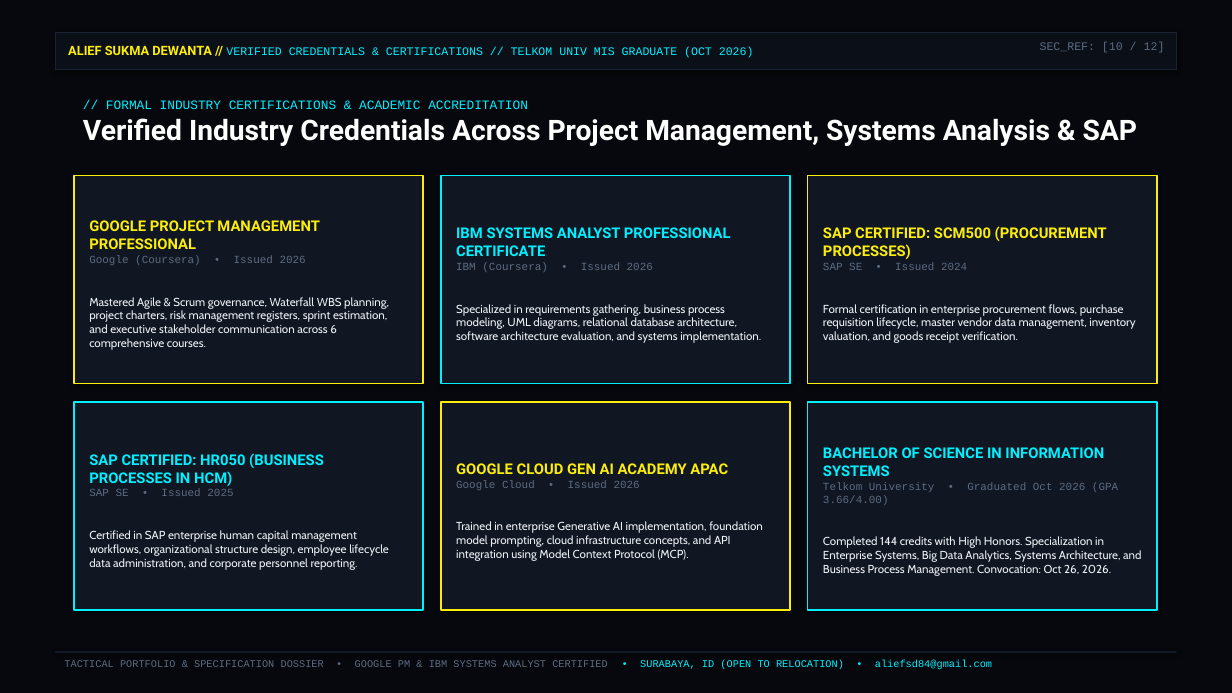
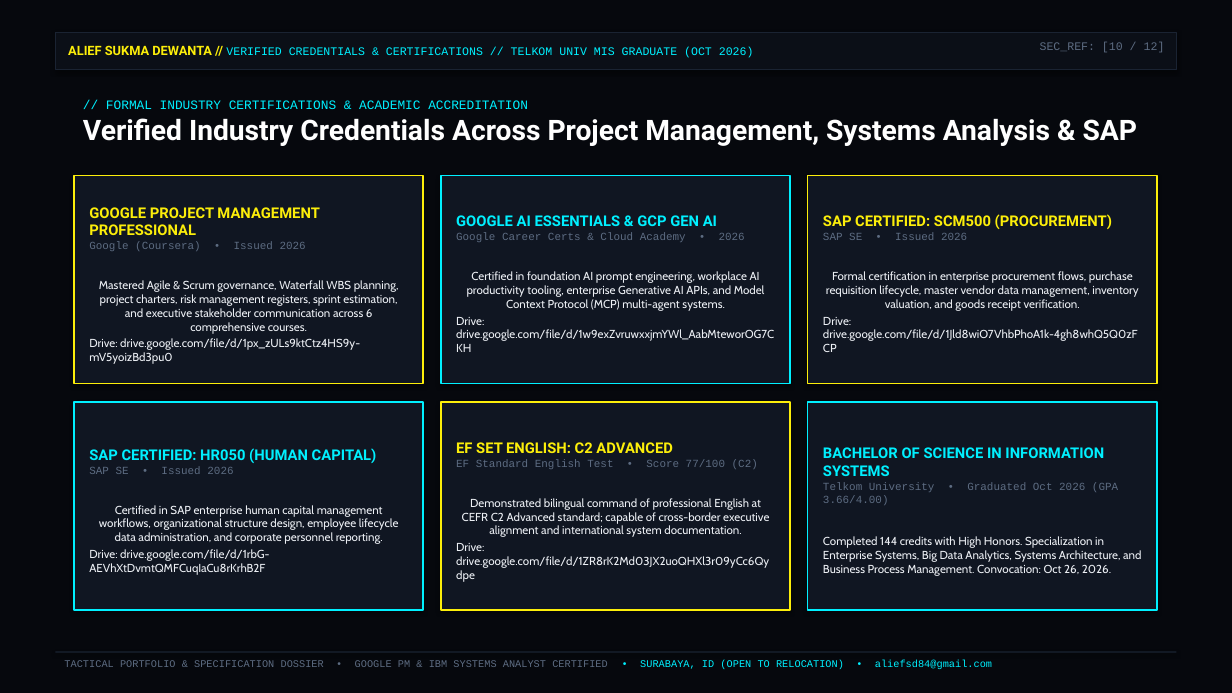
Before and after one commit to Yaboialip/Portfolio-Web-, a slide deck: slide 10 of assets/Alief_Sukma_Dewanta_Portfolio.pptx. Drawn at 1232x693 pixels with LibreOffice and Linux fonts; fonts in the diff are those of the drawing. Boxes give left, top, right and bottom in pixels: in the first picture for what was removed or moved away, otherwise in the second. Text is boxed around its words. In the diff, an @@ line names an element or a change of style, - is before the commit and + after.

```diff
--- a/assets/Alief_Sukma_Dewanta_Portfolio.pptx
+++ b/assets/Alief_Sukma_Dewanta_Portfolio.pptx
@@ text in rectangle at <box>456,215,774,341</box>: text changed @@
-IBM SYSTEMS ANALYST PROFESSIONAL CERTIFICATE
-IBM (Coursera) • Issued 2026
-Specialized in requirements gathering, business process modeling, UML diagrams, relational database architecture, software architecture evaluation, and systems implementation.
+GOOGLE AI ESSENTIALS & GCP GEN AI
+Google Career Certs & Cloud Academy • 2026
+Certified in foundation AI prompt engineering, workplace AI productivity tooling, enterprise Generative AI APIs, and Model Context Protocol (MCP) multi-agent systems.
+Drive: drive.google.com/file/d/1w9exZvruwxxjmYWl_AabMteworOG7CKH
@@ text in rectangle at <box>823,214,1138,341</box>: text changed @@
-SAP CERTIFIED: SCM500 (PROCUREMENT PROCESSES)
-SAP SE • Issued 2024
-Formal certification in enterprise procurement flows, purchase requisition lifecycle, master vendor data management, inventory valuation, and goods receipt verification.
+SAP CERTIFIED: SCM500 (PROCUREMENT)
+SAP SE • Issued 2026
+Formal certification in enterprise procurement flows, purchase requisition lifecycle, master vendor data management, inventory valuation, and goods receipt verification.
+Drive: drive.google.com/file/d/1Jld8wiO7VhbPhoA1k-4gh8whQ5Q0zFCP
@@ text in rectangle at <box>89,280,399,364</box>: text changed @@
-Mastered Agile & Scrum governance, Waterfall WBS planning, project charters, risk management registers, sprint estimation, and executive stakeholder communication across 6 comprehensive courses.
+Mastered Agile & Scrum governance, Waterfall WBS planning, project charters, risk management registers, sprint estimation, and executive stakeholder communication across 6 comprehensive courses.
+Drive: drive.google.com/file/d/1px_zULs9ktCtz4HS9y-mV5yoizBd3pu0
@@ text in rectangle at <box>89,448,399,575</box>: text changed @@
-SAP CERTIFIED: HR050 (BUSINESS PROCESSES IN HCM)
-SAP SE • Issued 2025
-Certified in SAP enterprise human capital management workflows, organizational structure design, employee lifecycle data administration, and corporate personnel reporting.
+SAP CERTIFIED: HR050 (HUMAN CAPITAL)
+SAP SE • Issued 2026
+Certified in SAP enterprise human capital management workflows, organizational structure design, employee lifecycle data administration, and corporate personnel reporting.
+Drive: drive.google.com/file/d/1rbG-AEVhXtDvmtQMFCuqIaCu8rKrhB2F
@@ text in rectangle at <box>456,442,769,568</box>: text changed @@
-GOOGLE CLOUD GEN AI ACADEMY APAC
-Google Cloud • Issued 2026
-Trained in enterprise Generative AI implementation, foundation model prompting, cloud infrastructure concepts, and API integration using Model Context Protocol (MCP).
+EF SET ENGLISH: C2 ADVANCED
+EF Standard English Test • Score 77/100 (C2)
+Demonstrated bilingual command of professional English at CEFR C2 Advanced standard; capable of cross-border executive alignment and international system documentation.
+Drive: drive.google.com/file/d/1ZR8rK2Md03JX2uoQHXl3r09yCc6Qydpe
```
Also in this commit, not shown: 3 other slides changed, 4 other files.
